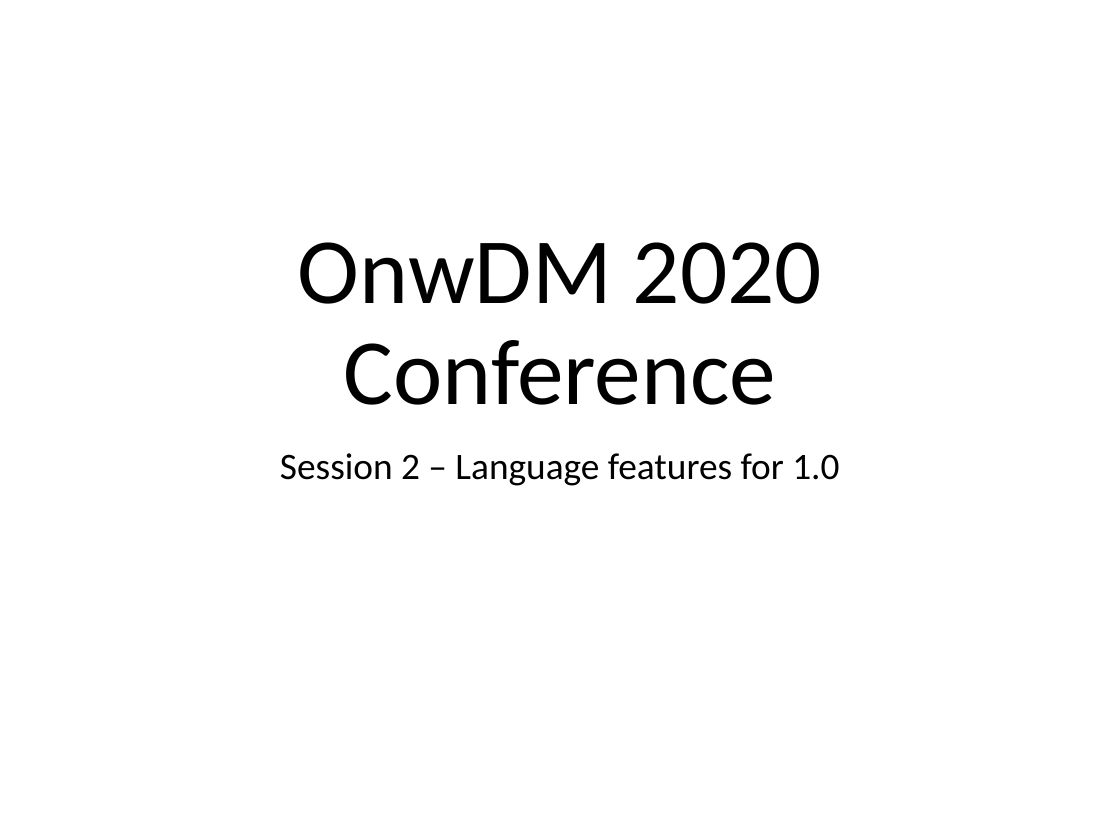
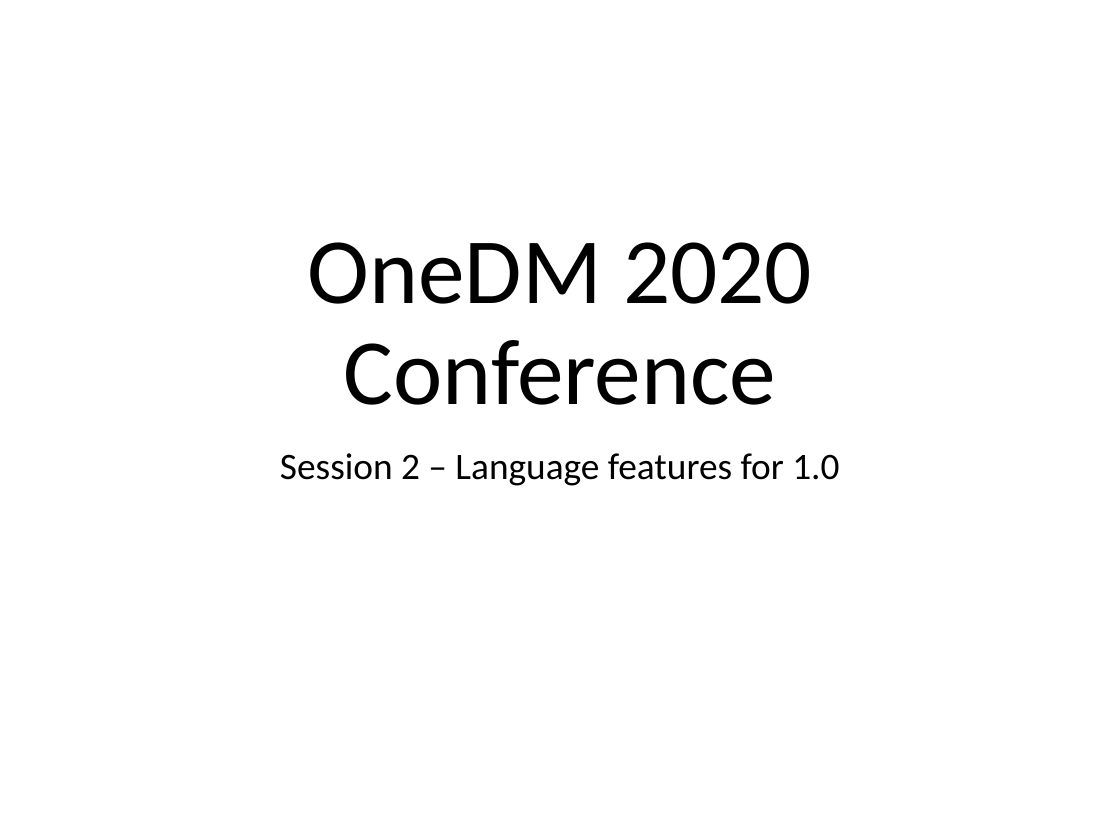
Before and after one commit to one-data-model/Conference2020, a slide deck: slide 1 of Session2.pptx. Drawn at 1120x840 pixels with LibreOffice and Linux fonts; fonts in the diff are those of the drawing. Boxes give left, top, right and bottom in pixels: in the first picture for what was removed or moved away, otherwise in the second. Text is boxed around its words. In the diff, an @@ line names an element or a change of style, - is before the commit and + after.

```diff
--- a/Session2.pptx
+++ b/Session2.pptx
@@ title at bbox=[308, 242, 812, 405]: text changed @@
-OnwDM 2020 Conference
+OneDM 2020 Conference
```
Also in this commit, not shown: 1 other file.
